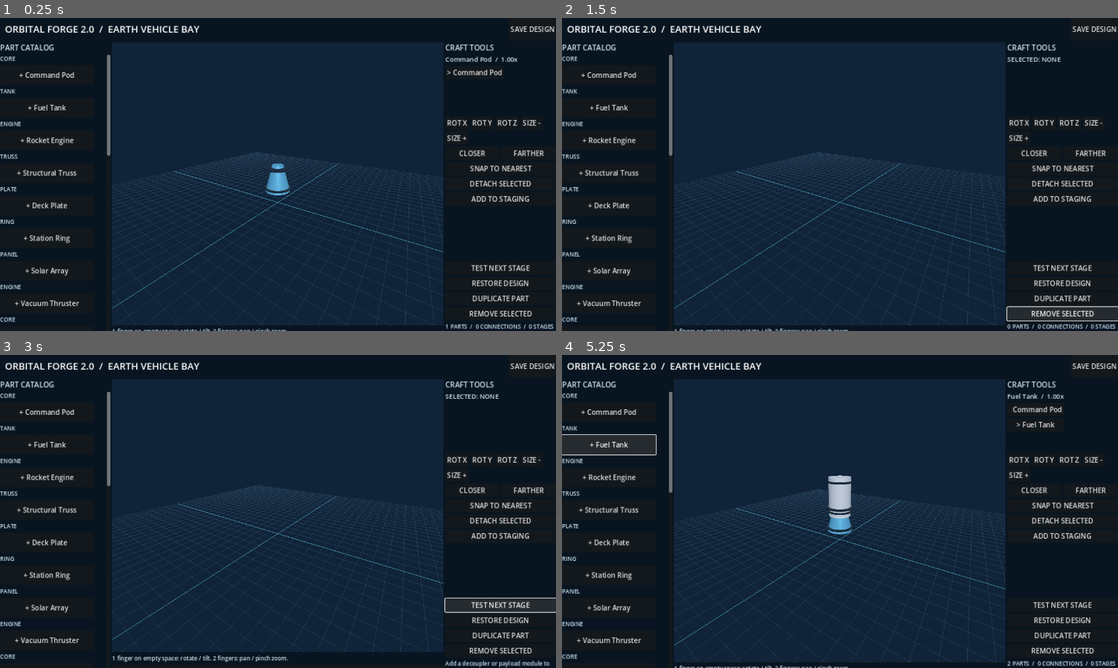
Above: before the commit, frames 1-4 (two rows, left to right).
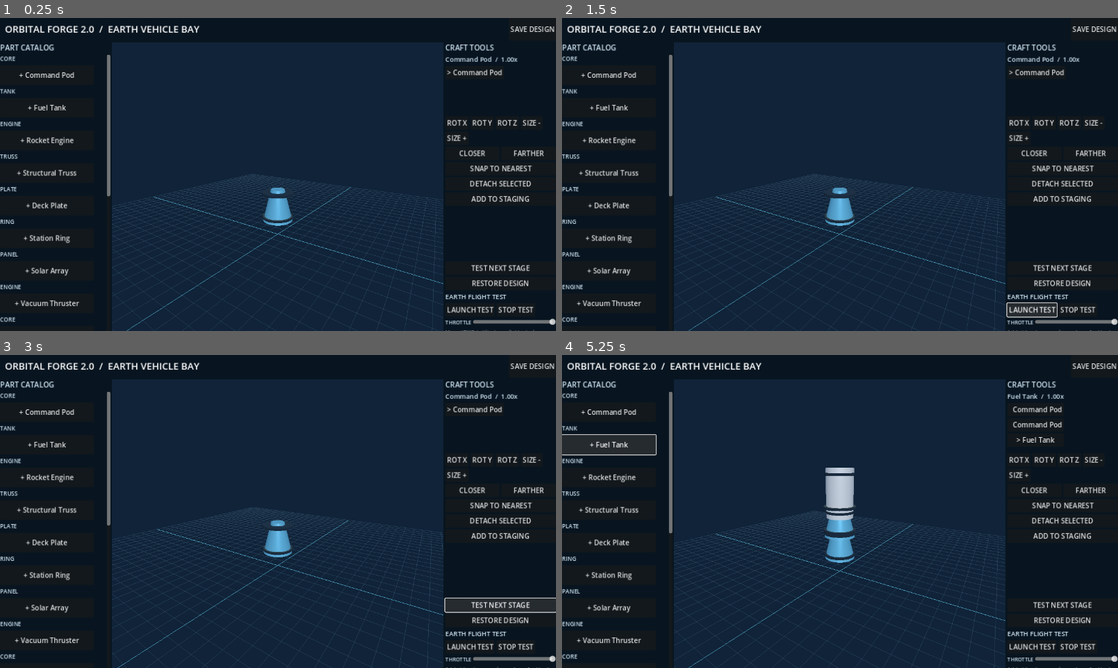
Above: after the commit, the same moments.

Repository: tpylman90-ctrl/-Orbital-Forge-2.0
Game: Godot game, scene res://scenes/main.tscn
Two runs of this game, one before a commit and one after it. Both use one fixed random seed, a clock stepped at 60 frames per second and the inputs below.
Inputs (mouse positions are in pixels of both pictures, inside the frame that each line leads up to):
- Up to frame 1 (0.25 s): no input
- Up to frame 2 (1.5 s): click (1079, 309) at 0.5 s, where only the run after the commit has a clickable "STOP TEST"; click (1034, 309) at 1.25 s, where only the run after the commit has a clickable "LAUNCH TEST"
- Up to frame 3 (3 s): click (472, 646) at 2 s, where only the run after the commit has a clickable "LAUNCH TEST"; click "TEST NEXT STAGE" at 2.75 s
- Up to frame 4 (5.25 s): click "TEST NEXT STAGE" at 3.5 s; click "+ Command Pod" at 4.25 s; click "+ Fuel Tank" at 5 s

The runs differ from the first frame. In frame 1, 4.2% of the frame differs, in the area x 19-100%, y 42-100%; in frame 2, 4.8%; in frame 3, 5.2%, in the area x 19-100%, y 12-100%; in frame 4, 4.5%.

Commit message:
Expose lightweight Earth launch telemetry and throttle controls in spacecraft editor

Diff:
--- a/scripts/main.gd
+++ b/scripts/main.gd
@@ -4,6 +4,7 @@
 const Parts = preload("res://scripts/core/parts_catalog.gd")
 const VehicleBay = preload("res://scripts/ui/vehicle_bay.gd")
 const StageSimulator = preload("res://scripts/core/stage_simulator.gd")
+const LaunchPhysics = preload("res://scripts/core/launch_physics.gd")
 const SAVE := "user://earth_craft_v2.json"
 
 var active_craft: Dictionary = {}
@@ -20,6 +21,10 @@
 var stage_test_index := 0
 var stage_preview_doc: Dictionary = {}
 var stage_list: VBoxContainer
+var flight: OFLaunchPhysics
+var launch_panel: VBoxContainer
+var flight_readout: Label
+var flight_running := false
 
 func _ready() -> void:
  active_craft = Craft.load(SAVE)
@@ -31,6 +36,7 @@
   selected_uid = str(active_craft["parts"][0]["uid"])
  _build_ui()
  _refresh()
+ set_process(true)
 
 func _build_ui() -> void:
  var bg := ColorRect.new()
@@ -155,6 +161,33 @@
  restore.text = "RESTORE DESIGN"
  restore.pressed.connect(_restore_design)
  right.add_child(restore)
+ right.add_child(_label("EARTH FLIGHT TEST",15))
+ launch_panel = VBoxContainer.new()
+ right.add_child(launch_panel)
+ var launch_controls := HBoxContainer.new()
+ launch_panel.add_child(launch_controls)
+ var simulate := Button.new()
+ simulate.text = "LAUNCH TEST"
+ simulate.pressed.connect(_start_launch_test)
+ launch_controls.add_child(simulate)
+ var stop := Button.new()
+ stop.text = "STOP TEST"
+ stop.pressed.connect(_stop_launch_test)
+ launch_controls.add_child(stop)
+ var throttle_row := HBoxContainer.new()
+ launch_panel.add_child(throttle_row)
+ throttle_row.add_child(_label("THROTTLE",12))
+ var throttle_slider := HSlider.new()
+ throttle_slider.min_value = 0.0
+ throttle_slider.max_value = 1.0
+ throttle_slider.step = 0.05
+ throttle_slider.value = 1.0
+ throttle_slider.size_flags_horizontal = Control.SIZE_EXPAND_FILL
+ throttle_slider.value_changed.connect(_set_throttle)
+ throttle_row.add_child(throttle_slider)
+ flight_readout = _label("Mass / TWR / altitude available during launch test.",12)
+ flight_readout.autowrap_mode = TextServer.AUTOWRAP_WORD_SMART
+ launch_panel.add_child(flight_readout)
  var duplicate := Button.new()
  duplicate.text = "DUPLICATE PART"
  duplicate.pressed.connect(_duplicate)
@@ -391,6 +424,35 @@
  _refresh()
  info.text = "Original saved design restored. Ready to edit."
 
+func _start_launch_test() -> void:
+ if stage_preview_active: _restore_design()
+ flight = LaunchPhysics.new()
+ flight.configure(active_craft,Parts.ITEMS)
+ if flight.status == "NEEDS ENGINE AND FUEL":
+  flight_readout.text = "Add at least one engine and one fuel tank to test."
+  return
+ flight.ignite()
+ flight_running = true
+ _update_flight_readout()
+
+func _stop_launch_test() -> void:
+ flight_running = false
+ flight = null
+ if flight_readout != null: flight_readout.text = "Flight test stopped. Design preserved."
+
+func _set_throttle(value: float) -> void:
+ if flight != null: flight.throttle = value
+
+func _process(delta: float) -> void:
+ if not flight_running or flight == null: return
+ flight.step(minf(delta,0.1))
+ _update_flight_readout()
+ if not flight.launched: flight_running = false
+
+func _update_flight_readout() -> void:
+ if flight == null: return
+ flight_readout.text = "STATUS: %s | T+%.1f s\nALT: %.1f m | VERTICAL: %.1f m/s\nMASS: %.0f kg | FUEL: %.0f kg\nTHRUST: %.0f N | TWR: %.2f\nGRAVITY: %.3f m/s2 | AIR: %.4f kg/m3" % [flight.status,flight.time_s,flight.altitude,flight.vertical_speed,flight.mass_kg(),flight.fuel_kg,flight.thrust_n*flight.throttle,flight.twr(),flight.gravity(),flight.density()]
+
 func _duplicate() -> void:
  var part := _selected()
  if part.is_empty(): return
